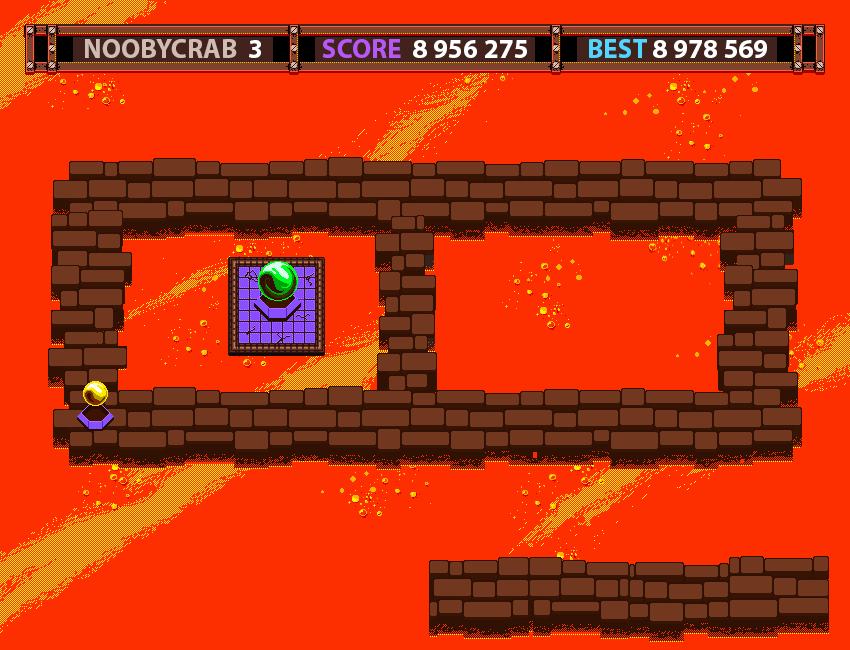
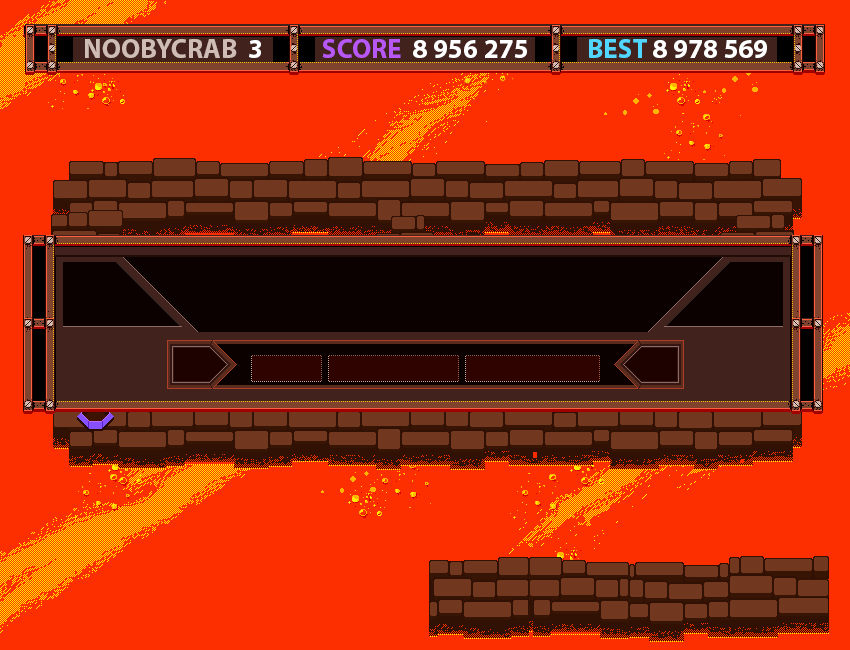
Comparing the layer stacks of the two 850 x 650 images. Changes:
showed group "PLAY / REPLAY" (29 layers) over box(23, 235, 823, 414)
added layer "Layer 58 copy 8" in group "PLAY / REPLAY" over box(23, 235, 823, 414)
added layer "Layer 58 copy 6" in group "PLAY / REPLAY" over box(648, 257, 791, 401)
added layer "Layer 58 copy 3" in group "PLAY / REPLAY" over box(55, 257, 198, 401)
painted on "player stat copy" over box(167, 340, 684, 389)
added layer "Current Score copy 2" in group "PLAY / REPLAY" over box(23, 235, 823, 414)
